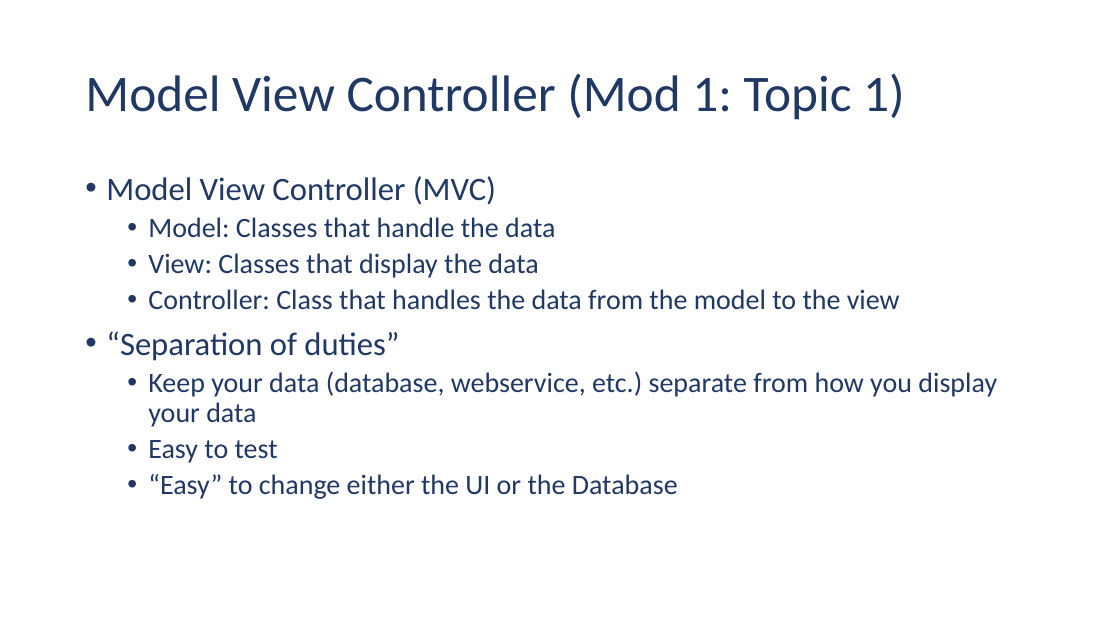
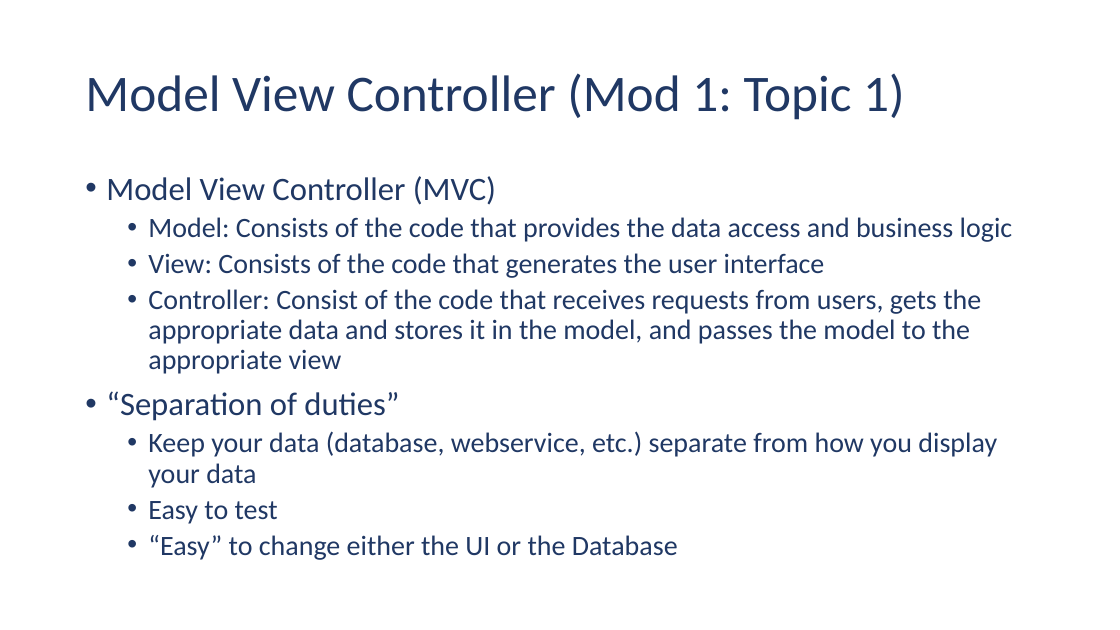
Before and after one commit to ehennis/CIS174, a slide deck: slide 11 of 2022-SPR/Week01.pptx (slide 10 before the commit). Drawn at 1120x630 pixels with LibreOffice and Linux fonts; fonts in the diff are those of the drawing. Boxes give left, top, right and bottom in pixels: in the first picture for what was removed or moved away, otherwise in the second. Text is boxed around its words. In the diff, an @@ line names an element or a change of style, - is before the commit and + after.

```diff
--- a/2022-SPR/Week01.pptx
+++ b/2022-SPR/Week01.pptx
@@ text at bbox=[148, 217, 1013, 374]: text changed @@
-  • Model: Classes that handle the data
-  • View: Classes that display the data
-  • Controller: Class that handles the data from the model to the view
+  • Model: Consists of the code that provides the data access and business logic
+  • View: Consists of the code that generates the user interface
+  • Controller: Consist of the code that receives requests from users, gets the appropriate data and stores it in the model, and passes the model to the appropriate view
```
Also in this commit, not shown: 5 other slides changed, 3 slides added.
